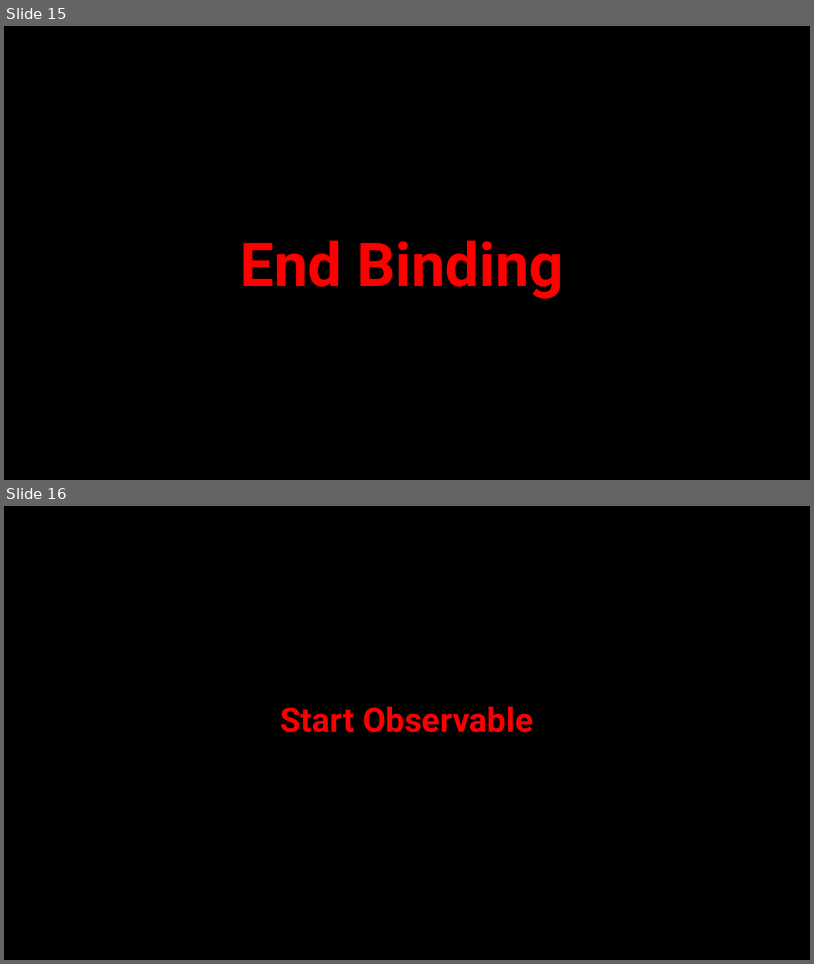
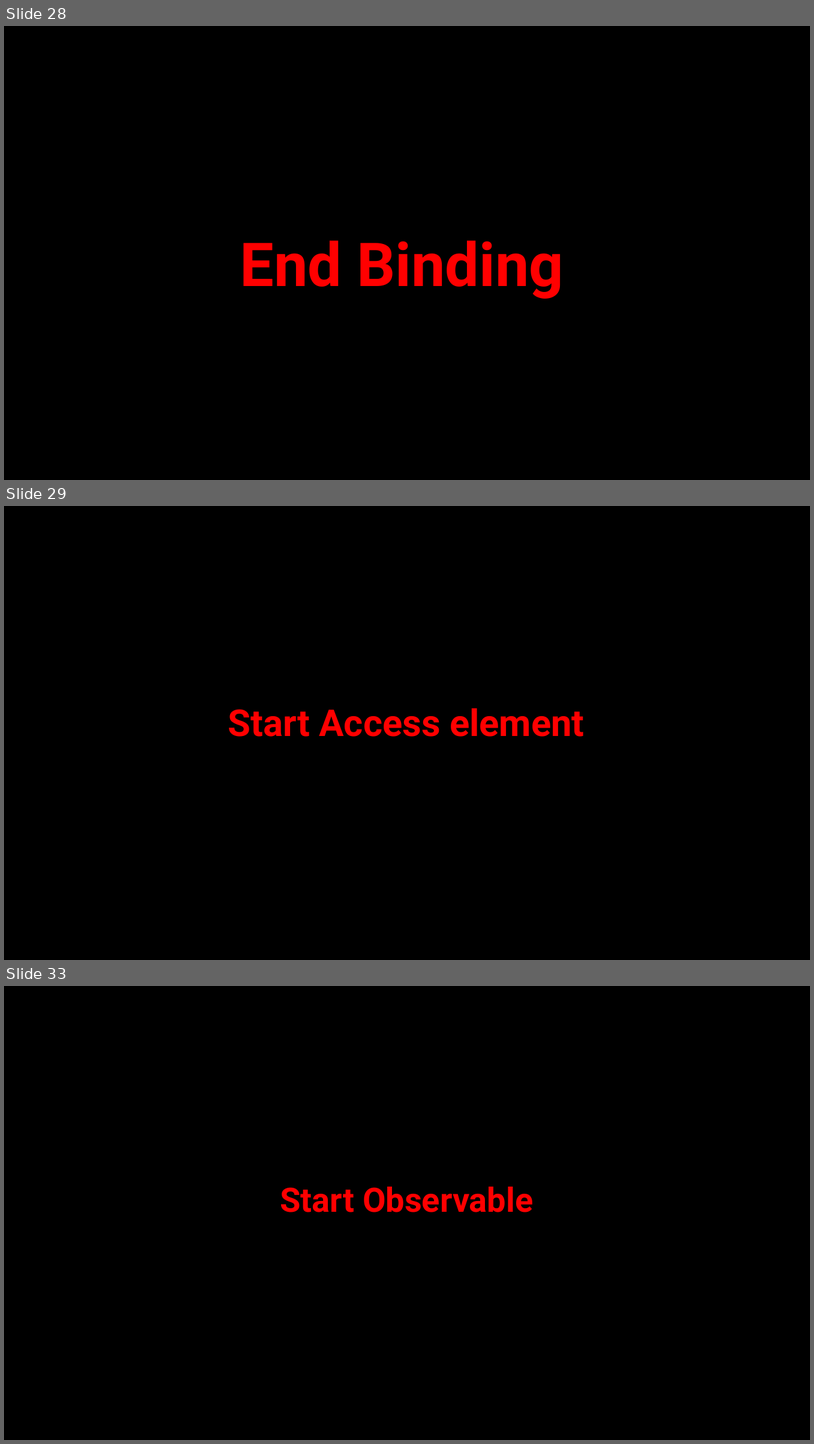
Before and after one commit to AhmedMohamedSamir1/Summary, a slide deck: Angular & type script/Angular.pptx. Shown one above the other, each under a label of ours: slides 15 and 16 before the commit, slides 28, 29 and 33 after it; the slides between them are not shown. The pictures are 814x964 and 814x1444 pixels, drawn with LibreOffice and Linux fonts; fonts in the diff are those of the drawing; background and template pictures are left out. Boxes give left, top, right and bottom in pixels: in the first picture for what was removed or moved away, otherwise in the second. Text is boxed around its words. In the diff, an @@ line names an element or a change of style, - is before the commit and + after.

```diff
--- a/Angular & type script/Angular.pptx
+++ b/Angular & type script/Angular.pptx
@@ slide 29 added at bbox=[4, 506, 810, 960], background picture (left out) @@
@@ title added at bbox=[228, 708, 585, 736], 44 pt, text #FF0000, bold @@
+Start Access element
@@ what was slide 15 is now slide 28 @@
@@ what was slide 16 is now slide 33 @@
```
Also in this commit, not shown: 2 slides changed, 24 other slides added, 4 other files.
